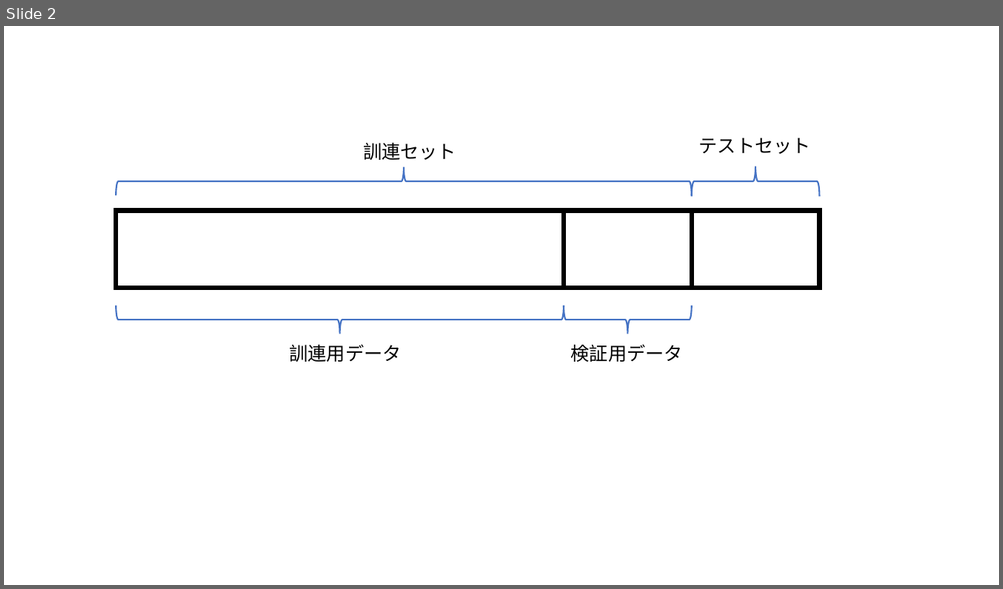
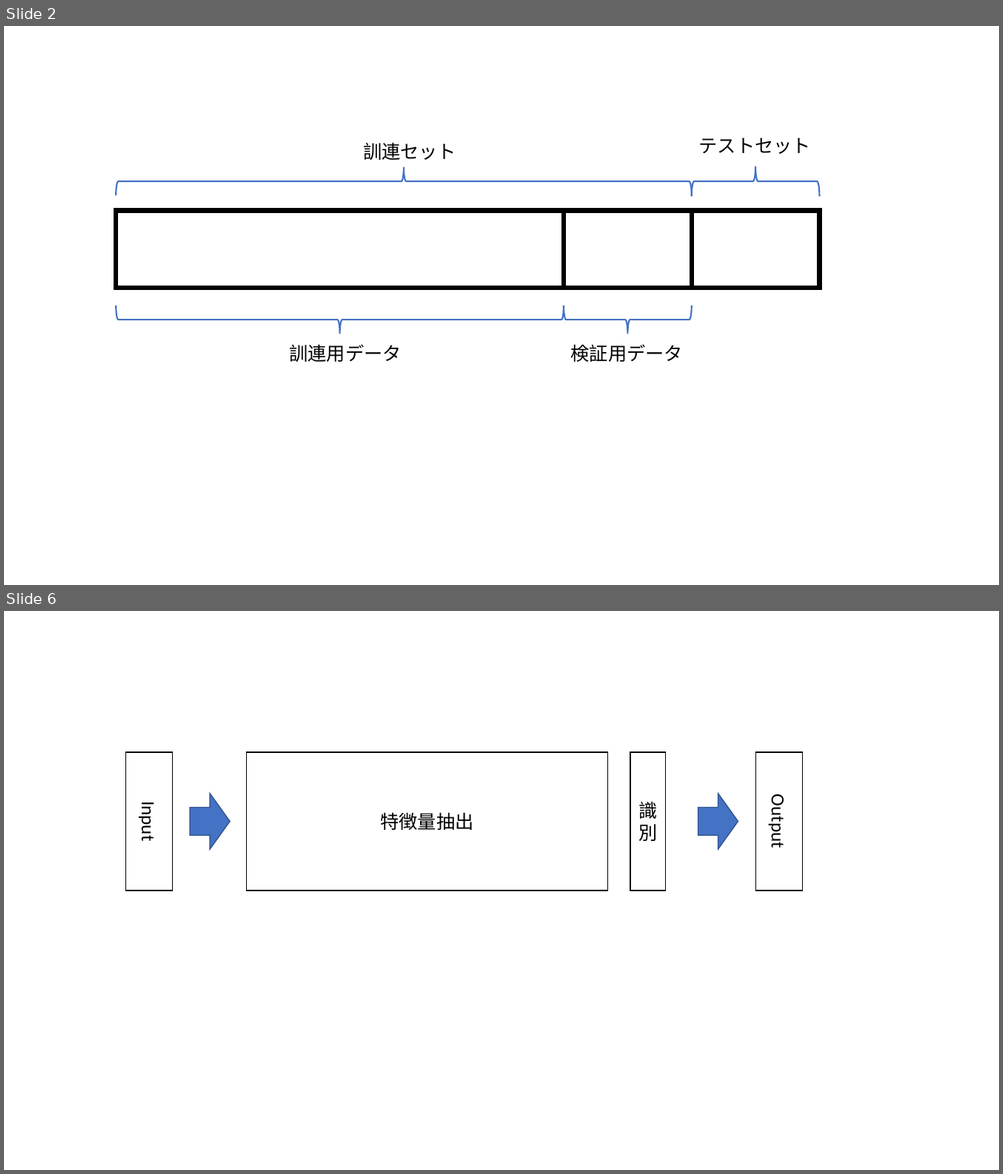
Before and after one commit to HidemotoNakada/j-techno, a slide deck: figs.pptx. Shown one above the other, each under a label of ours: slide 2 before the commit, slides 2 and 6 after it; the slides between them are not shown. The pictures are 1003x589 and 1003x1174 pixels, drawn with LibreOffice and Linux fonts; fonts in the diff are those of the drawing. Boxes give left, top, right and bottom in pixels: in the first picture for what was removed or moved away, otherwise in the second. Text is boxed around its words. In the diff, an @@ line names an element or a change of style, - is before the commit and + after.

```diff
--- a/figs.pptx
+++ b/figs.pptx
@@ slide 6 added at (4, 611, 999, 1170), background #FFFFFF @@
@@ rectangle added at (126, 752, 173, 891), fill #FFFFFF, outline #000000 1 pt, 18 pt, text #000000 @@
+Input
@@ rectangle added at (247, 752, 608, 891), fill #FFFFFF, outline #000000 1 pt, 18 pt, text #000000 @@
+特徴量抽出
@@ rectangle added at (630, 752, 665, 891), fill #FFFFFF, outline #000000 1 pt, 18 pt, text #000000 @@
+識別
@@ rectangle added at (756, 752, 802, 891), fill #FFFFFF, outline #000000 1 pt, 18 pt, text #000000 @@
+Output
@@ right arrow added at (190, 794, 230, 850), fill #4472C4, outline #325491 1 pt @@
@@ right arrow added at (698, 794, 738, 850), fill #4472C4, outline #325491 1 pt @@
```
Also in this commit, not shown: 3 other slides added, 18 other files.
